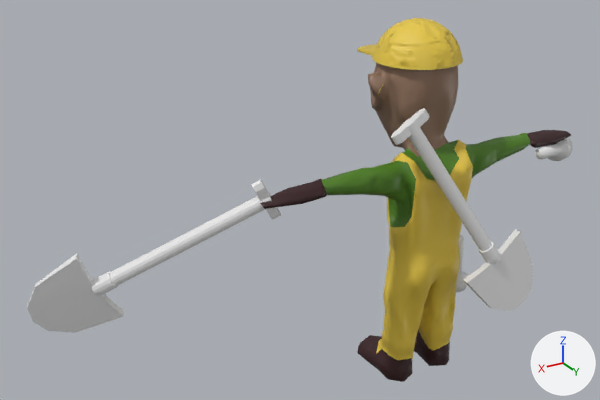
Two versions of the FBX model Assets/Robgrave/Meshes/characters/robgrave_01.fbx, one commit apart.
Both versions are drawn from a camera (50 mm lens) standing at (4.64, 5.62, 4.91) and looking at (1.11, -0.27, 1.96). Lighting does not change. The marker at lower right points along +X, +Y and +Z. Where no turn or scale is listed for an object, it has been applied to the vertices. Vertices at the same position are counted once.

Names of what the first picture shows: 'Cap', 'ShovelAtBack', 'ShovelInHand', 'flashlight_inhand', 'robgrave_sculp_lp'.
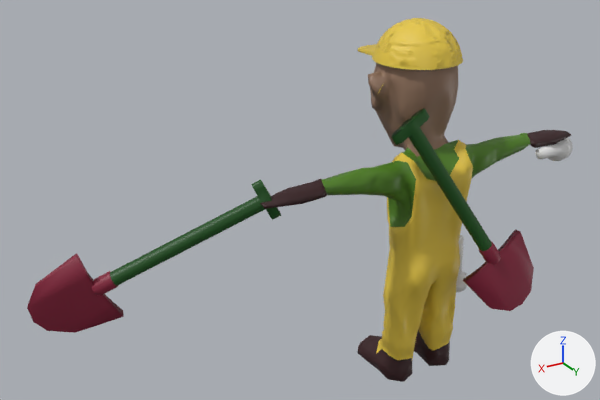
Changed parts and their boxes [x1, y1, x2, y2] in the pictures (600 x 400 px):
'ShovelInHand', shading changed, recoloured: [27, 180, 281, 333] in both
'ShovelAtBack', shading changed, recoloured: [391, 108, 534, 311] in both
part 2 of me_cylinder_002, recoloured (grey to red): before [463, 230, 534, 311]; after [27, 230, 534, 333]
part 3 of me_cylinder_002, recoloured (grey to green): before [391, 108, 492, 251]; after [110, 108, 492, 286]

The change in detail:
Material 'shovel_handle' (mat_shovel_handle) is new.
Its base color is (0.00617, 0.08, 0.00623) (dark green #125012).
Material 'shovel_blade' (mat_shovel_blade) is new.
Its base color is (0.246, 0.0132, 0.0429) (red #881e3a).
me_cylinder_002 has 152 vertices, 136 faces and spans x -5.56..5.56, y -1.16..1.16, z -1.79..1.0.
me_cylinder_002 is used by ob_shovelatback; location (0.0, 0.493, 2.068); rotation (0.197, 0.547, -0.00731), in degrees (11, 31, -0.4); scale (0.0637, 0.0637, 0.797).
me_cylinder_002 part 1: its shading normals changed.
me_cylinder_002 part 2: all 67 faces centred in x -5.03..5.03, y -1.12..1.12, z -1.77..-0.84 switch from no material to mat_shovel_blade (red #881e3a).
me_cylinder_002 part 3: all 69 faces centred in x -2.98..2.98, y -0.96..0.96, z -0.38..1.0 switch from no material to mat_shovel_handle (dark green #125012).
Object 'ShovelInHand' (ob_shovelinhand) now shows me_cylinder_002 instead of me_cylinder_003.
